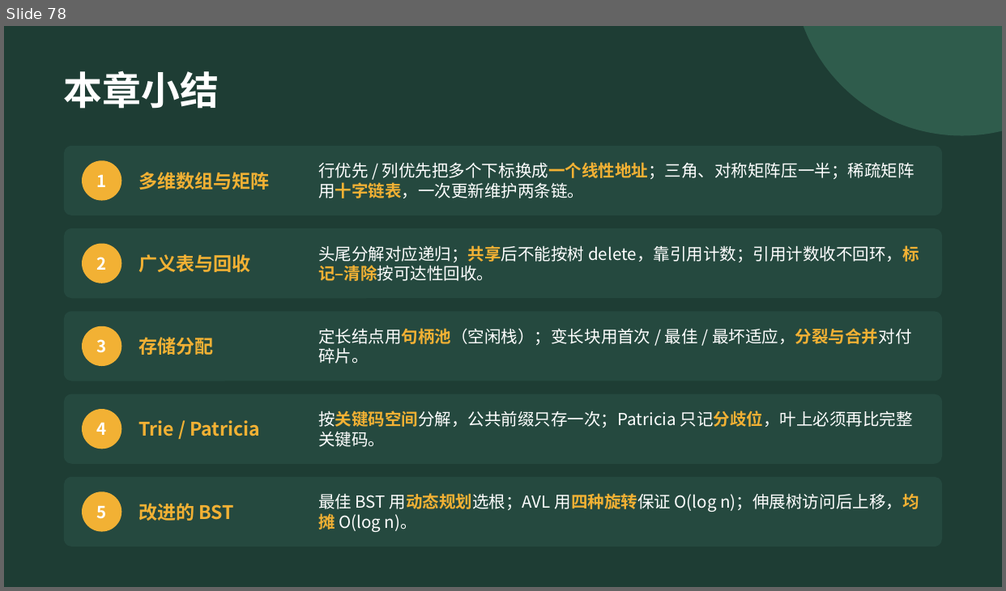
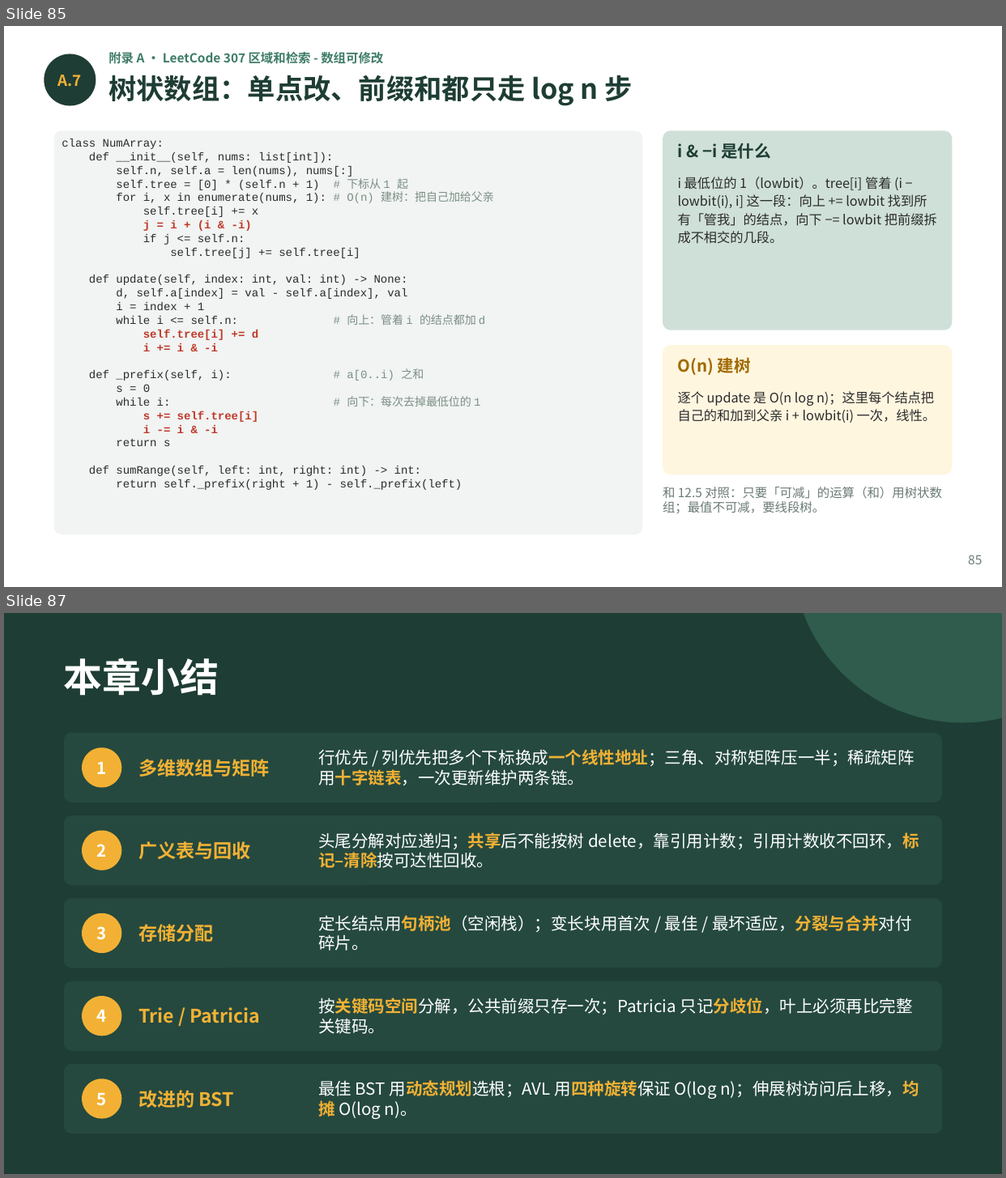
Before and after one commit to GMyhf/2026fall-cs201, a slide deck: courseware/202609_DSA_12_Advanced.pptx. Shown one above the other, each under a label of ours: slide 78 before the commit, slides 85 and 87 after it; the slides between them are not shown. The pictures are 1006x591 and 1006x1178 pixels, drawn with LibreOffice and Linux fonts; fonts in the diff are those of the drawing. Boxes give left, top, right and bottom in pixels: in the first picture for what was removed or moved away, otherwise in the second. Text is boxed around its words. In the diff, an @@ line names an element or a change of style, - is before the commit and + after.

```diff
--- a/courseware/202609_DSA_12_Advanced.pptx
+++ b/courseware/202609_DSA_12_Advanced.pptx
@@ slide 85 added at box(4, 26, 1002, 587), background #FFFFFF @@
@@ ellipse added at box(44, 54, 96, 106), fill #1E3D34 @@
@@ text added at box(108, 52, 383, 64), 9 pt, text #3E7C68, bold @@
+附录 A · LeetCode 307 区域和检索 - 数组可修改
@@ text added at box(58, 75, 82, 86), 11 pt, text #F2B134, bold @@
+A.7
@@ text added at box(108, 75, 633, 106), 20 pt, text #1E3D34, bold @@
+树状数组：单点改、前缀和都只走 log n 步
@@ rounded rectangle added at box(54, 130, 642, 535), fill #F1F4F2 @@
@@ text added at box(62, 139, 494, 490), 8.2 pt, text #2B2B2B @@
+class NumArray:
+def __init__(self, nums: list[int]):
+self.n, self.a = len(nums), nums[:]
+self.tree = [0] * (self.n + 1) # 下标从 1 起
+for i, x in enumerate(nums, 1): # O(n) 建树：把自己加给父亲
+self.tree[i] += x
+j = i + (i & -i)
+if j <= self.n:
+self.tree[j] += self.tree[i]
+def update(self, index: int, val: int) -> None:
+d, self.a[index] = val - self.a[index], val
+i = index + 1
+while i <= self.n: # 向上：管着 i 的结点都加 d
+self.tree[i] += d
+i += i & -i
+def _prefix(self, i): # a[0..i) 之和
+s = 0
+while i: # 向下：每次去掉最低位的 1
+s += self.tree[i]
+i -= i & -i
+return s
+def sumRange(self, left: int, right: int) -> int:
+return self._prefix(right + 1) - self._prefix(left)
@@ rounded rectangle added at box(663, 130, 952, 331), fill #CFE0D8 @@
@@ text added at box(678, 143, 771, 159), 12 pt, text #1E3D34, bold @@
+i & −i 是什么
@@ text added at box(678, 177, 937, 243), 9.5 pt, text #2B2B2B @@
+i 最低位的 1（lowbit）。tree[i] 管着 (i − lowbit(i), i] 这一段：向上 += lowbit 找到所有「管我」的结点，向下 −= lowbit 把前缀拆成不相交的几段。
@@ rounded rectangle added at box(663, 345, 952, 475), fill #FFF6E0 @@
@@ text added at box(678, 357, 751, 375), 12 pt, text #A06A00, bold @@
+O(n) 建树
@@ text added at box(678, 391, 936, 423), 9.5 pt, text #2B2B2B @@
+逐个 update 是 O(n log n)；这里每个结点把自己的和加到父亲 i + lowbit(i) 一次，线性。
@@ text added at box(663, 487, 942, 514), 9 pt, text #6B7B74 @@
+和 12.5 对照：只要「可减」的运算（和）用树状数组；最值不可减，要线段树。
@@ text added at box(968, 555, 982, 565), 9 pt, text #6B7B74 @@
+85
@@ what was slide 78 is now slide 87 @@
```
Also in this commit, not shown: 2 slides changed, 8 other slides added, 2 other files.
